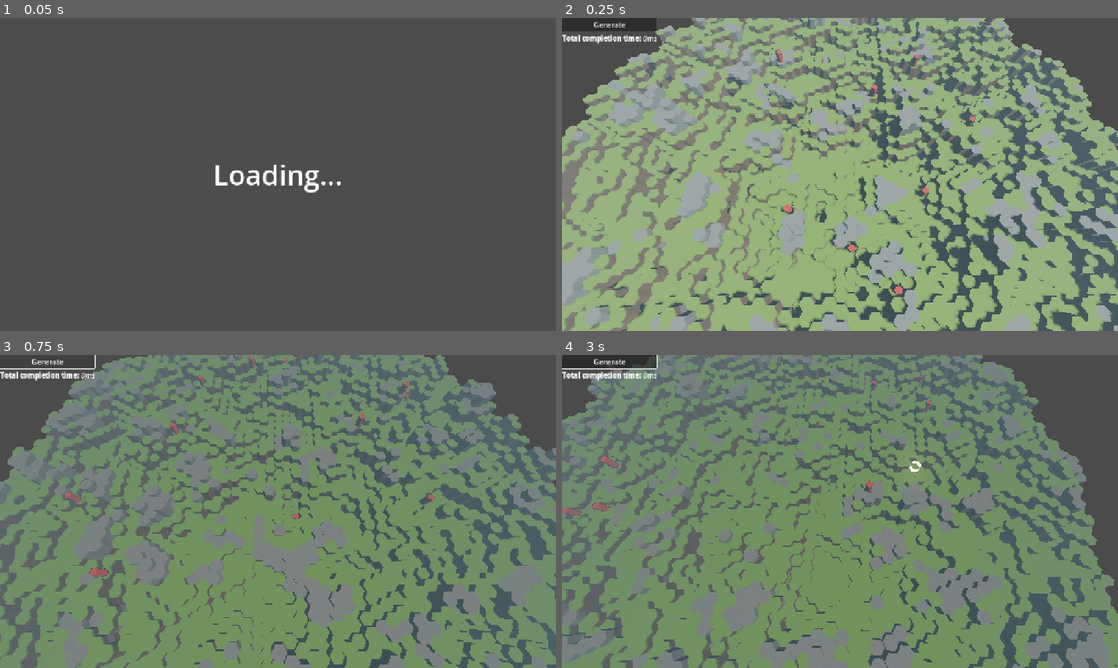
Above: before the commit, frames 1-4 (two rows, left to right).
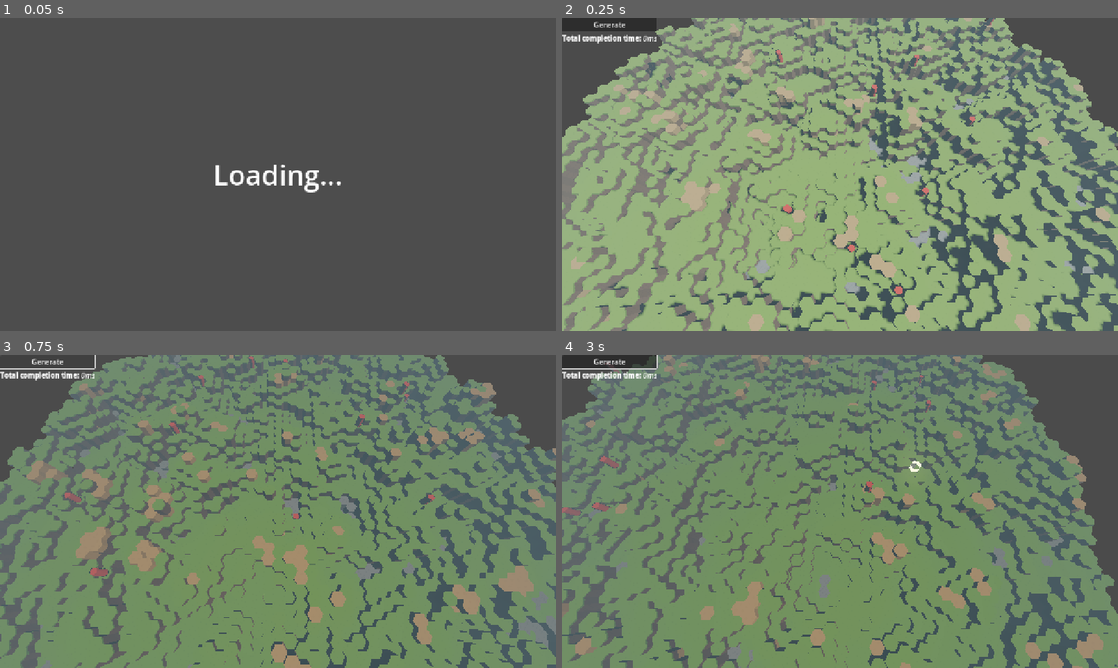
Above: after the commit, the same moments.

Repository: nornaro/VoxelsBeta
Game: Godot game, scene res://scenes/loading_scene.tscn
Same seed, same stepped clock (60 frames per second), same inputs: the game is played once before the commit and once after it.
Inputs (mouse positions are in pixels of both pictures, inside the frame that each line leads up to):
- Up to frame 1 (0.05 s): no input
- Up to frame 2 (0.25 s): no input
- Up to frame 3 (0.75 s): click "Generate" at 0.5 s
- Up to frame 4 (3 s): tap Enter at 1.25 s; move the mouse to (962, 495) at 1.27 s; hold D (MoveRight) 1.28-2.03 s; click (962, 495) at 1.35 s; move the mouse to (728, 527) at 2.02 s; hold S (MoveBackwards) 2.03-2.78 s; right-click (728, 527) at 2.1 s; move the mouse to (895, 442) at 2.77 s; hold D (MoveRight) from 2.78 s (still down); hold Q (RotateCameraLeft) from 2.78 s (still down)

Frame 1 is identical in both runs. In frame 2, 13% of the frame differs, in the area x 0-100%, y 0-100%; in frame 3, 13%; in frame 4, 12%.

Commit message:
improved conditional voxel replacement

Diff:
--- a/scripts/Global/voxel_data.gd
+++ b/scripts/Global/voxel_data.gd
@@ -1,20 +1,28 @@
 extends Node
 
-enum voxel_type {AIR, GRASS, DIRT, STONE}
+enum voxel_type {AIR, GRASS, DIRT, STONE, SAND}
 
-# Convert voxel_type to position in our texture_atlas
+# Convert voxel_type to position in our texture_atlas, bottom is optional
 const tile_map = {
 	voxel_type.GRASS: {
 		"top": Vector2i(0, 0),
-		"side": Vector2i(1, 0)
+		"side": Vector2i(1, 0),
+		"bottom": Vector2i(2, 0),
+		"underground": voxel_type.DIRT
 	},
 	voxel_type.DIRT: {
 		"top": Vector2i(2, 0),
-		"side": Vector2i(3, 0)
+		"side": Vector2i(3, 0),
+		"surface": voxel_type.GRASS
 	},
 	voxel_type.STONE: {
 		"top": Vector2i(4, 0),
 		"side": Vector2i(5, 0)
+	},
+	voxel_type.SAND: {
+		"top": Vector2i(6, 0),
+		"side": Vector2i(7, 0),
+		"bottom": Vector2i(8, 0)
 	}
 }
 
@@ -46,6 +54,7 @@
 	Vector2i(0, -1) # West
 	]
 
+
 func get_tile_neighbor_table(row) -> Array[Vector2i]:
 	if WorldMap.is_map_staggered:
 		if row % 2 == 0:
--- a/scripts/WorldGen/Voxel/voxel_generator.gd
+++ b/scripts/WorldGen/Voxel/voxel_generator.gd
@@ -150,19 +150,20 @@
 
 	var enum_index = int(floor(n * float(tiles)))
 	if enum_index == 0: # turn air into something else
-		enum_index = 3 # Stone, could also be randomized
-
-	#Test for top-sensitive tiles like grass
-	var tile = enum_index as VoxelData.voxel_type
+		enum_index = 4 # Sand, could also be randomized
+
+	# surface replacement
 	var neighbor_above: Vector3i = voxel.grid_position_xyz + Vector3i(0,1,0)
 	var neighbor: Voxel = map_dict.get(neighbor_above)
-	if neighbor:
-		if neighbor.type != VoxelData.voxel_type.AIR: # if we are NOT a top layer voxel
-			if tile == VoxelData.voxel_type.GRASS: # if trying to create grass
-				enum_index = 2 #reassign to DIRT
-		else: # we ARE a top layer
-			if tile == VoxelData.voxel_type.DIRT: # if trying to create grass
-				enum_index = 1 #reassign to GRASS
+	var tile_dict : Dictionary = VoxelData.tile_map.get(enum_index as VoxelData.voxel_type)
+	if tile_dict.has("surface"):
+		if neighbor:
+			if neighbor.type == VoxelData.voxel_type.AIR:
+				enum_index = tile_dict["surface"]
+	if tile_dict.has("underground"):
+		if neighbor:
+			if neighbor.type != VoxelData.voxel_type.AIR:
+				enum_index = tile_dict["underground"]
 
 	voxel.type = enum_index as VoxelData.voxel_type
 
@@ -197,9 +198,10 @@
 	var height = settings.voxel_height
 	var pos = voxel.world_position
 	var top_offset = Vector3(0, height, 0)
-	var tiles = VoxelData.tile_map.get(voxel.type)
+	var tiles : Dictionary = VoxelData.tile_map.get(voxel.type)
 	var top_tile = tiles["top"]
 	var side_tile = tiles["side"]
+	var bottom_tile = tiles.get("bottom", top_tile)
 	var dirs = VoxelData.get_tile_neighbor_table(voxel.grid_position_xyz.x)
 	var neighbor : Vector3i
 
@@ -234,9 +236,9 @@
 			var x = cos(angle) * size
 			var z = sin(angle) * size
 			verts.append(pos + Vector3(x, 0, z))
-			uvs.append(atlas_uv(Vector2(0.5 + cos(angle)*0.5, 0.5 + sin(angle)*0.5), top_tile))
+			uvs.append(atlas_uv(Vector2(0.5 + cos(angle)*0.5, 0.5 + sin(angle)*0.5), bottom_tile))
 		verts.append(pos) # center
-		uvs.append(atlas_uv(Vector2(0.5,0.5), top_tile))
+		uvs.append(atlas_uv(Vector2(0.5,0.5), bottom_tile))
 		# triangles (note: winding reversed so normal faces down)
 		for i in range(sides):
 			indices.append(bottom_start + sides)  # center
